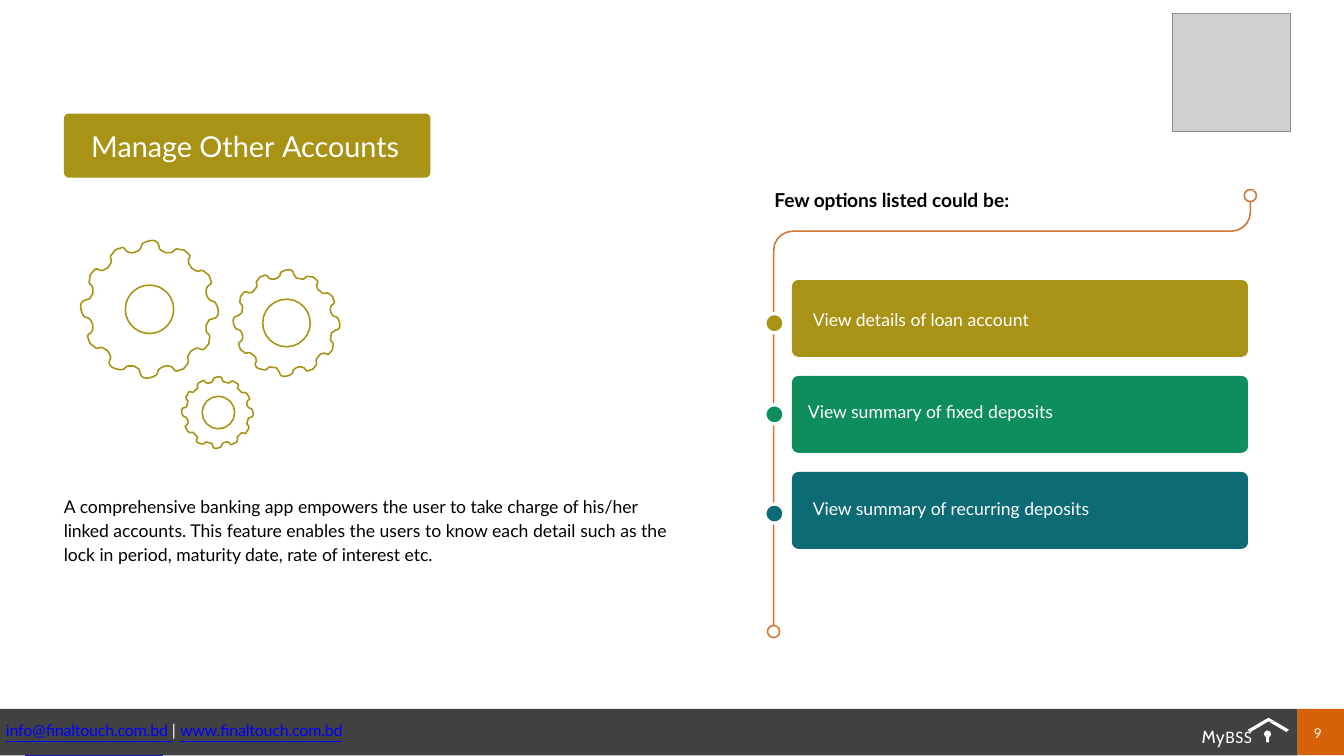
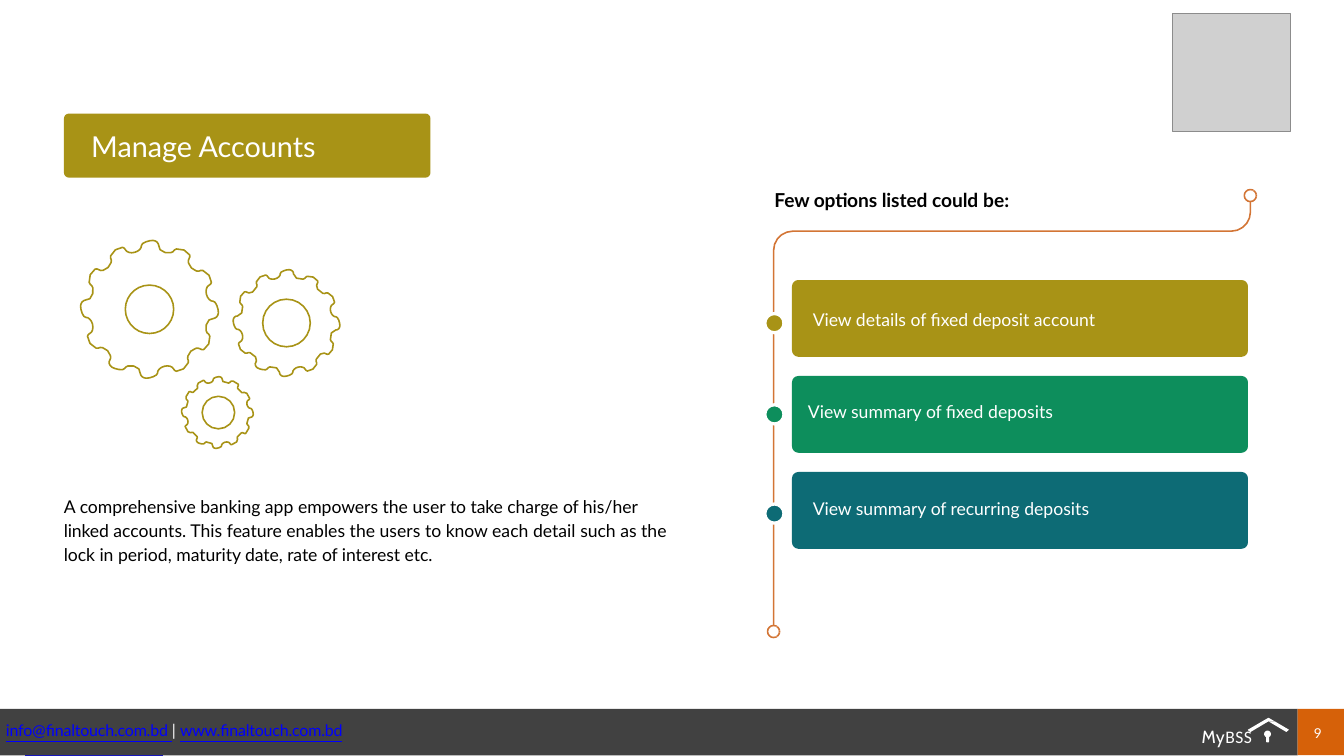
Before and after one commit to F4faysal/Bohumukhi-Somobai-somiti, a slide deck: slide 9 of APP.ppsx. Drawn at 1344x756 pixels with LibreOffice and Linux fonts; fonts in the diff are those of the drawing; grey boxes stand for pictures. Boxes give left, top, right and bottom in pixels: in the first picture for what was removed or moved away, otherwise in the second. Text is boxed around its words. In the diff, an @@ line names an element or a change of style, - is before the commit and + after.

```diff
--- a/APP.ppsx
+++ b/APP.ppsx
@@ title at (91, 136, 316, 163): text changed @@
-Manage Other Accounts
+Manage Accounts
@@ text at (813, 313, 1095, 329): text changed @@
-View details of loan account
+View details of fixed deposit account
```
Also in this commit, not shown: 7 other slides changed, 3 slides removed, 4 other files.
